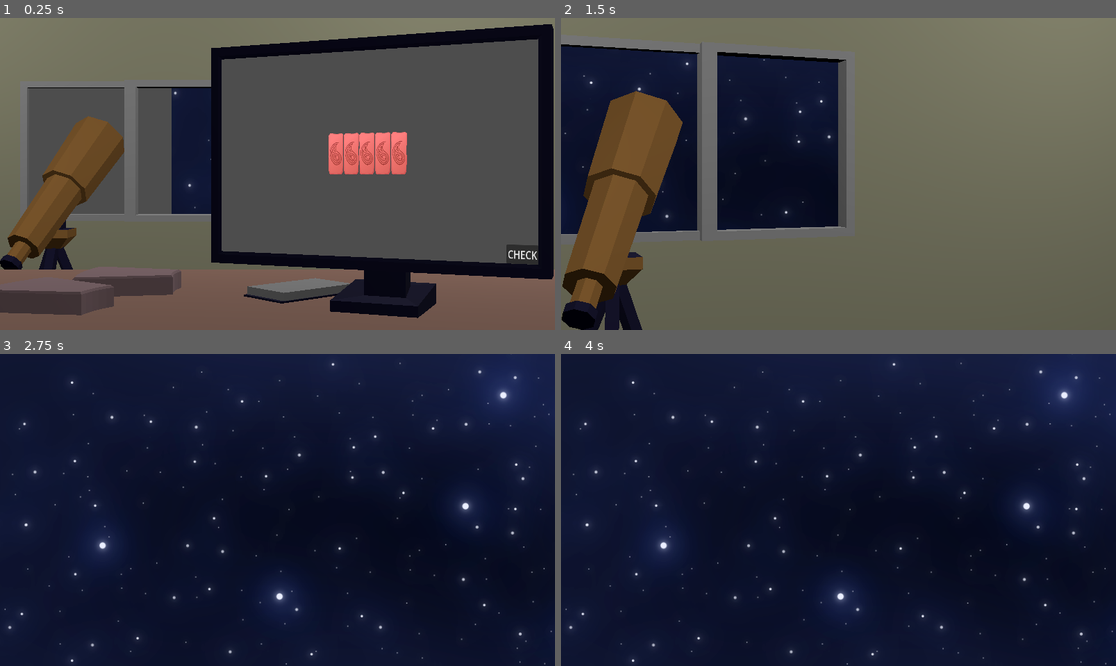
Above: before the commit, frames 1-4 (two rows, left to right).
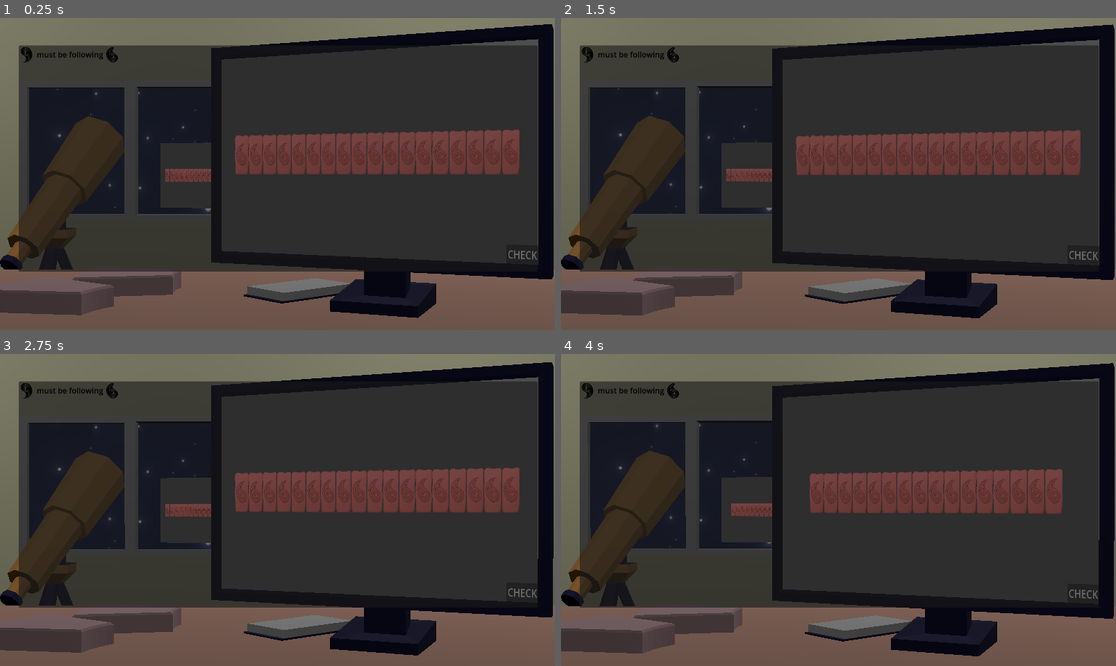
Above: after the commit, the same moments.

Repository: Wendfrey/minijam_210_astral
Game: Godot game, scene res://Scenes/Nivel.tscn
The game is run twice, just before and just after one commit, with the same random seed, the same clock (stepped at 60 frames per second) and the same inputs. This scene is started directly instead of the project's main scene.
Inputs (mouse positions are in pixels of both pictures, inside the frame that each line leads up to):
- Up to frame 1 (0.25 s): no input
- Up to frame 2 (1.5 s): click (677, 149) at 0.5 s; click (677, 149) at 1.27 s
- Up to frame 3 (2.75 s): click (116, 485) at 2.02 s
- Up to frame 4 (4 s): tap Enter at 2.75 s; move the mouse to (960, 494) at 2.77 s; tap P at 2.85 s; click (960, 494) at 2.92 s; drag from (727, 525) to (810, 572) at 3.52 s

The runs differ from the first frame. In frame 1, 61% of the frame differs, in the area x 3-97%, y 8-82%; in frame 2, 76%; in frame 3, 87%, in the area x 0-100%, y 0-100%; in frame 4, 87%.

Commit message:
algunos cambios mas

Diff:
--- a/minijam-210-astral/Scenes/Nivel.tscn
+++ b/minijam-210-astral/Scenes/Nivel.tscn
@@ -217,9 +217,64 @@
 autoplay = &"idle"
 
 [node name="Sprite3D" type="Sprite3D" parent="." unique_id=857243428]
-transform = Transform3D(-23.293716, 0, -86.93333, 0, -90, 0, 86.93333, 0, -23.293716, 2000, 0, 561.259)
+transform = Transform3D(-23.293716, 0, -86.93333, 0, -90, 0, 86.93333, 0, -23.293716, 2018.087, 0, 327.049)
 texture = ExtResource("5_mr7q5")
 
+[node name="Sprite3D2" type="Sprite3D" parent="." unique_id=1146206280]
+transform = Transform3D(-23.357437, -0.9101657, -86.91145, 7.867618e-06, 89.99505, -0.9424605, -86.91623, 0.24460155, 23.356153, 1802.805, 60.635, -1289.125)
+texture = ExtResource("5_mr7q5")
+
+[node name="Screen" type="Node3D" parent="." unique_id=1256224791]
+transform = Transform3D(-0.25881904, 0, -0.9659258, 0, 1, 0, 0.9659258, 0, -0.25881904, 6.5, 0.6, -0.9)
+script = ExtResource("1_cxw1l")
+
+[node name="Control" type="Control" parent="Screen" unique_id=1148574723]
+layout_mode = 3
+anchors_preset = 0
+offset_right = 40.0
+offset_bottom = 40.0
+
+[node name="CanvasLayer" type="CanvasLayer" parent="Screen/Control" unique_id=1041322602]
+
+[node name="ItemList" type="ItemList" parent="Screen/Control/CanvasLayer" unique_id=108426466]
+anchors_preset = 15
+anchor_right = 1.0
+anchor_bottom = 1.0
+offset_left = 39.0
+offset_top = 57.0
+offset_right = -36.0
+offset_bottom = -120.0
+grow_horizontal = 2
+grow_vertical = 2
+
+[node name="RichTextLabel" type="RichTextLabel" parent="Screen/Control/CanvasLayer/ItemList" unique_id=2031018883]
+layout_mode = 0
+offset_left = 1.0
+offset_top = 3.0
+offset_right = 1078.0
+offset_bottom = 56.0
+bbcode_enabled = true
+text = "[color=BLACK][img width=32]res://assets/img/TinyIconB.png[/img] must be following [img width=32]res://assets/img/TinyIconA.png[/img]"
+
+[node name="SubViewport" type="SubViewport" parent="Screen" unique_id=841216985]
+physics_object_picking = true
+gui_embed_subwindows = true
+size = Vector2i(1280, 620)
+render_target_update_mode = 4
+
+[node name="Quad" type="MeshInstance3D" parent="Screen" unique_id=602470980]
+transform = Transform3D(1, 0, 0, 0, 1, 0, 0, 0, 1, 0, 0, 0.045)
+mesh = SubResource("QuadMesh_neig4")
+surface_material_override/0 = SubResource("StandardMaterial3D_cxw1l")
+
+[node name="Area3D" type="Area3D" parent="Screen/Quad" unique_id=1903732416]
+collision_layer = 2
+input_capture_on_drag = true
+
+[node name="CollisionShape3D" type="CollisionShape3D" parent="Screen/Quad/Area3D" unique_id=83601855]
+transform = Transform3D(1, 0, 2.9802322e-08, 0, 1, 0, -2.9802322e-08, 0, 1, -5.2910764e-08, 0, 0.0018463049)
+shape = SubResource("BoxShape3D_neig4")
+
 [connection signal="pressed" from="CanvasLayer/Button" to="CanvasLayer" method="_on_button_pressed"]
 
 [editable path="level"]
--- a/minijam-210-astral/test_world.tscn
+++ b/minijam-210-astral/test_world.tscn
@@ -26,6 +26,32 @@
 
 [node name="Element5" parent="Spacer" unique_id=1892025552 instance=ExtResource("1_dxppu")]
 
+[node name="Element6" parent="Spacer" unique_id=2022880388 instance=ExtResource("1_dxppu")]
+
+[node name="Element7" parent="Spacer" unique_id=473829569 instance=ExtResource("1_dxppu")]
+
+[node name="Element8" parent="Spacer" unique_id=1660367220 instance=ExtResource("1_dxppu")]
+
+[node name="Element9" parent="Spacer" unique_id=1343083313 instance=ExtResource("1_dxppu")]
+
+[node name="Element10" parent="Spacer" unique_id=1134237309 instance=ExtResource("1_dxppu")]
+
+[node name="Element11" parent="Spacer" unique_id=1941021480 instance=ExtResource("1_dxppu")]
+
+[node name="Element12" parent="Spacer" unique_id=1280176657 instance=ExtResource("1_dxppu")]
+
+[node name="Element13" parent="Spacer" unique_id=985016022 instance=ExtResource("1_dxppu")]
+
+[node name="Element14" parent="Spacer" unique_id=2013730963 instance=ExtResource("1_dxppu")]
+
+[node name="Element15" parent="Spacer" unique_id=1086241649 instance=ExtResource("1_dxppu")]
+
+[node name="Element16" parent="Spacer" unique_id=1737998969 instance=ExtResource("1_dxppu")]
+
+[node name="Element17" parent="Spacer" unique_id=857293988 instance=ExtResource("1_dxppu")]
+
+[node name="Element18" parent="Spacer" unique_id=1348401055 instance=ExtResource("1_dxppu")]
+
 [node name="CanvasLayer" type="CanvasLayer" parent="." unique_id=2030427233]
 
 [node name="Button" type="Button" parent="CanvasLayer" unique_id=1636103918]
